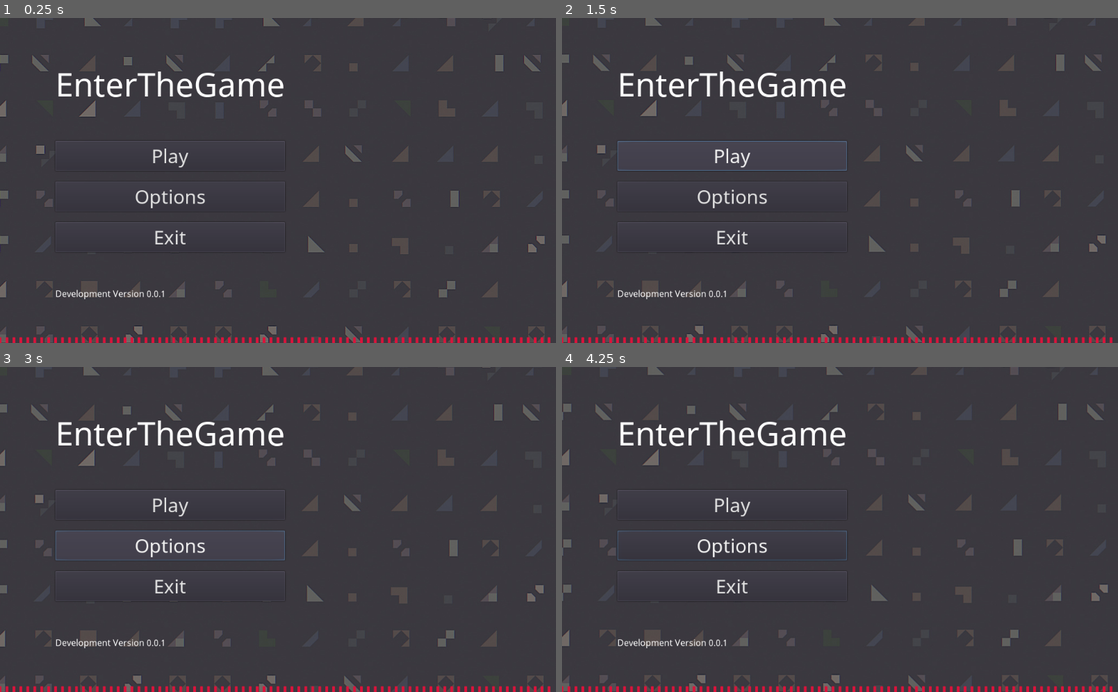
Above: before the commit, frames 1-4 (two rows, left to right).
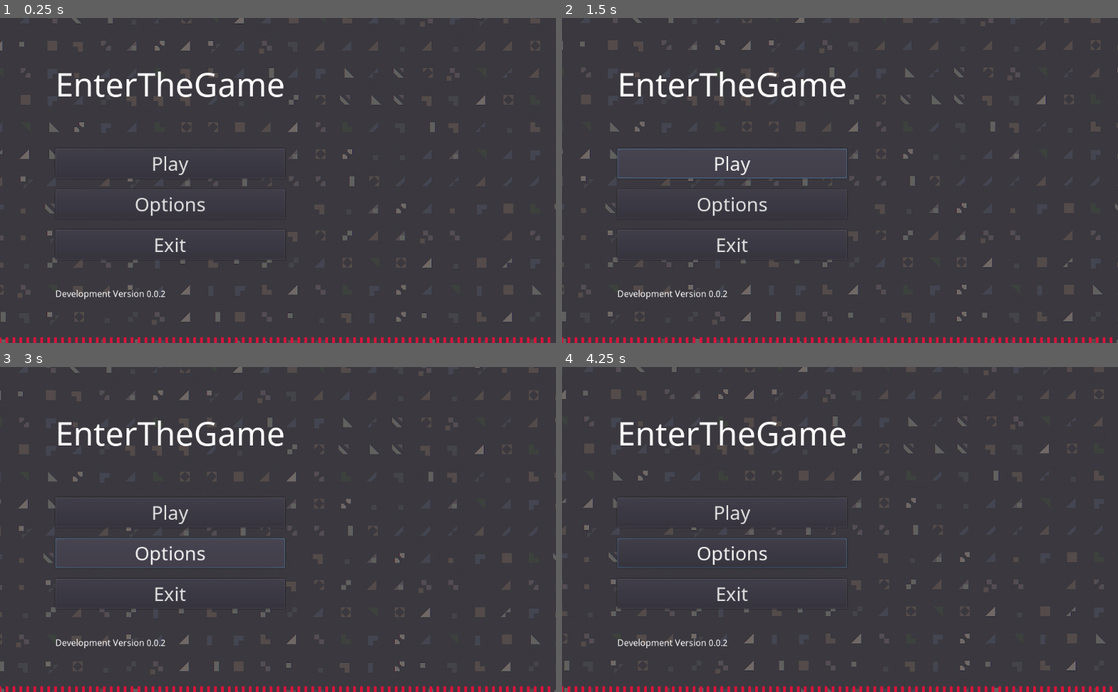
Above: after the commit, the same moments.

Repository: NuceSoftware/EnterTheGame
Game: Godot game, scene res://Scenes/titleScreen.tscn
The game is run twice, just before and just after one commit, with the same random seed, the same clock (stepped at 60 frames per second) and the same inputs.
Inputs (mouse positions are in pixels of both pictures, inside the frame that each line leads up to):
- Up to frame 1 (0.25 s): no input
- Up to frame 2 (1.5 s): click "Play" at 0.5 s; click "Play" at 1.25 s
- Up to frame 3 (3 s): click "Play" at 2 s; click "Options" at 2.75 s
- Up to frame 4 (4.25 s): move the mouse to (962, 513) at 3.52 s

The runs differ from the first frame. In frame 1, 6.0% of the frame differs, in the area x 0-100%, y 0-100%; in frame 2, 6.2%; in frame 3, 6.0%; in frame 4, 6.1%.

Commit message:
Several improvements to title screen
Signed-off-by: Daniel Pavela <daniel.pavela@gmail.com>

Diff:
--- a/Scenes/titleScreen.tscn
+++ b/Scenes/titleScreen.tscn
@@ -48,39 +48,45 @@
 [node name="MenuOptions" type="VBoxContainer" parent="HBoxContainer/VBoxContainer"]
 margin_top = 87.0
 margin_right = 423.0
-margin_bottom = 413.0
+margin_bottom = 440.0
 size_flags_vertical = 3
 custom_constants/separation = 20
 alignment = 1
 
 [node name="Play" type="Button" parent="HBoxContainer/VBoxContainer/MenuOptions"]
-margin_top = 60.0
+margin_top = 74.0
 margin_right = 423.0
-margin_bottom = 115.0
+margin_bottom = 129.0
 custom_fonts/font = SubResource( 2 )
 text = "Play"
 
 [node name="Options" type="Button" parent="HBoxContainer/VBoxContainer/MenuOptions"]
-margin_top = 135.0
+margin_top = 149.0
 margin_right = 423.0
-margin_bottom = 190.0
+margin_bottom = 204.0
 custom_fonts/font = SubResource( 2 )
 text = "Options"
 
 [node name="Exit" type="Button" parent="HBoxContainer/VBoxContainer/MenuOptions"]
-margin_top = 210.0
+margin_top = 224.0
 margin_right = 423.0
-margin_bottom = 265.0
+margin_bottom = 279.0
 custom_fonts/font = SubResource( 2 )
 text = "Exit"
 script = ExtResource( 2 )
 
-[node name="Version" type="Label" parent="HBoxContainer/VBoxContainer"]
+[node name="Node2D" type="Node2D" parent="HBoxContainer/VBoxContainer"]
+z_index = 1
+
+[node name="Version" type="Label" parent="HBoxContainer/VBoxContainer/Node2D"]
 margin_top = 417.0
 margin_right = 423.0
 margin_bottom = 440.0
 custom_fonts/font = SubResource( 3 )
-text = "Development Version 0.0.1"
+text = "Development Version 0.0.2"
+__meta__ = {
+"_edit_use_anchors_": false
+}
 
 [node name="CenterContainer" type="VBoxContainer" parent="HBoxContainer"]
 margin_left = 427.0
@@ -104,4 +110,7 @@
 [node name="ParallaxLayer" type="ParallaxLayer" parent="ParallaxBackground"]
 
 [node name="Sprite" type="Sprite" parent="ParallaxBackground/ParallaxLayer"]
+scale = Vector2( 0.6, 0.6 )
 texture = ExtResource( 5 )
+centered = false
+offset = Vector2( -30, -30 )
--- a/Scripts/dyanmicBackground.gd
+++ b/Scripts/dyanmicBackground.gd
@@ -3,7 +3,7 @@
 # Declare member variables here. Examples:
 # var a = 2
 # var b = "text"
-var multiplier = 5
+var multiplier = 7
 
 # Called when the node enters the scene tree for the first time.
 func _ready():
Not shown, changed: export_presets.cfg
